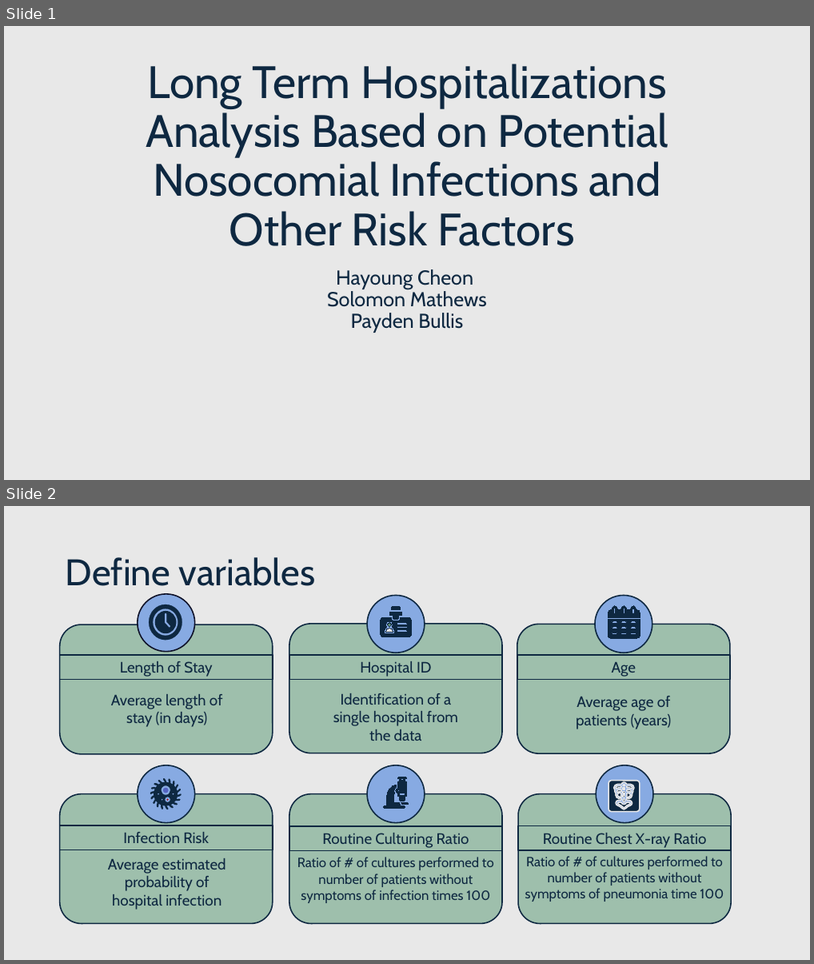
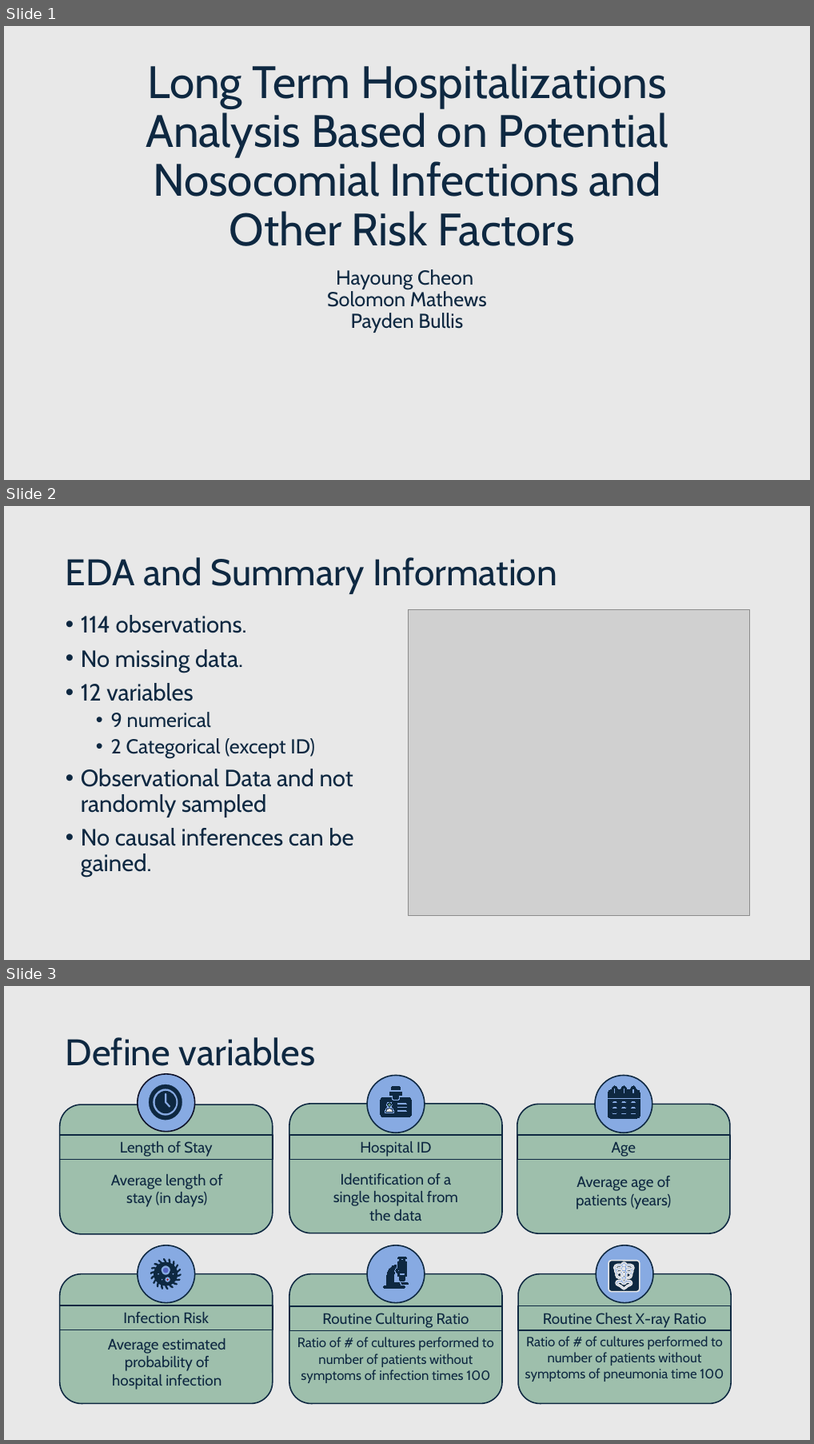
Before and after one commit to Payday4/Hospitalization_stays, a slide deck: medical data WIP.pptx. Shown one above the other, each under a label of ours: slides 1 and 2 before the commit, slides 1, 2 and 3 after it. The pictures are 814x964 and 814x1444 pixels, drawn with LibreOffice and Linux fonts; fonts in the diff are those of the drawing; grey boxes stand for pictures. Boxes give left, top, right and bottom in pixels: in the first picture for what was removed or moved away, otherwise in the second. Text is boxed around its words. In the diff, an @@ line names an element or a change of style, - is before the commit and + after.

```diff
--- a/medical data WIP.pptx
+++ b/medical data WIP.pptx
@@ slide 2 added at bbox=[4, 506, 810, 960], background #E8E8E8 @@
@@ title added at bbox=[66, 557, 558, 594], 44 pt, text #0E2841 @@
+EDA and Summary Information
@@ text added at bbox=[81, 615, 354, 876], 28 pt, text #0E2841 @@
+• 114 observations.
+• No missing data.
+• 12 variables
+  • 9 numerical
+  • 2 Categorical (except ID)
+• Observational Data and not randomly sampled
+• No causal inferences can be gained.
@@ picture added at bbox=[408, 609, 750, 915] @@
@@ what was slide 2 is now slide 3 @@
```
Also in this commit, not shown: 10 slides changed, 5 other slides added, 2 slides removed.
